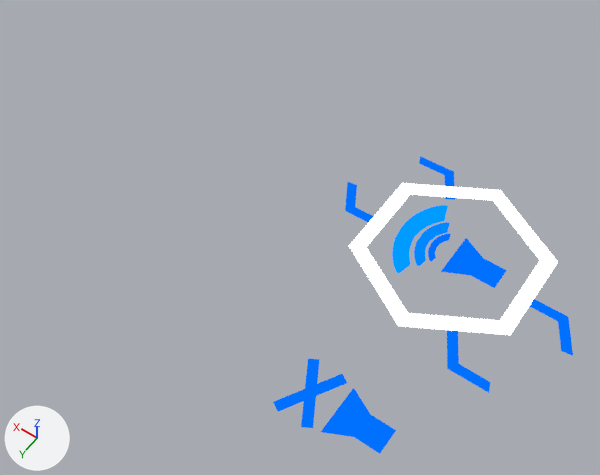
Before and after pictures for a commit that changed the Blender file .blend files/volume icons.blend.
Both versions are drawn from a camera (50 mm lens) standing at (-1.6, 4.76, 6.4) and looking at (1.43, 0.52, -0.27). The axes (+X, +Y, +Z) are drawn at lower left. The lights are the same throughout.
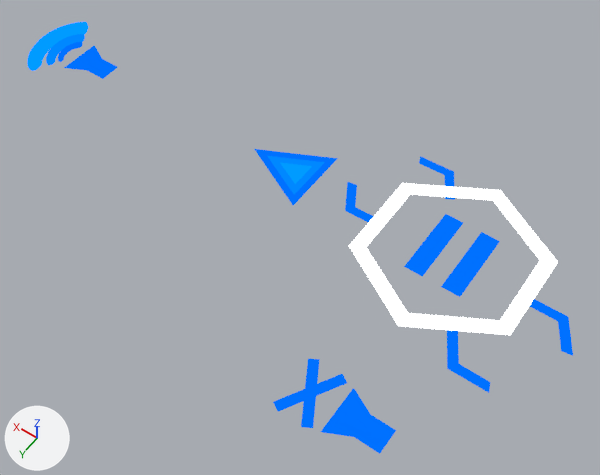
What differs and where, as boxes [x1, y1, x2, y2] in the pictures (600 x 475 px):
```json
{"object": "Plane.005", "change": "added", "after": [404, 214, 500, 297], "on screen": "blue"}
{"object": "NurbsCurve.002", "change": "moved", "before": [392, 205, 448, 273], "after": [27, 22, 88, 71]}
{"object": "Plane.006", "change": "added", "after": [255, 149, 338, 205], "on screen": "blue", "faces in mat_material (blue #0071ff)": [255, 149, 338, 205], "faces in mat_material_003 (blue #0071ff)": [268, 156, 325, 195], "faces in mat_material_002 (blue #0071ff)": [281, 163, 312, 184]}
{"object": "Plane.004", "change": "moved", "before": [441, 238, 507, 288], "after": [64, 46, 117, 79]}
{"object": "NurbsCurve.001", "change": "moved", "before": [414, 222, 450, 266], "after": [46, 34, 85, 65]}
{"object": "NurbsCurve", "change": "moved", "before": [428, 234, 451, 262], "after": [58, 42, 82, 62]}
```

Scene script edits in JSON lines:
```json
{"op": "add", "block": "me_plane_005", "code": ["me_plane_005 = bpy.data.meshes.new('Plane.005')", "me_plane_005.from_pydata([(-1.0, -1.0, 0.0), (1.0, 0.0, 0.0), (-1.0, 1.0, 0.0), (-0.62, 0.39, 0.0), (-0.62, -0.39, 0.0), (0.15, 0.0, 0.0), (-0.81, 0.69, 0.0), (-0.81, -0.69, 0.0), (0.58, 0.0, 0.0)], [], [(4, 5, 3), (7, 6, 2, 0), (8, 7, 0, 1), (6, 8, 1, 2), (4, 3, 6, 7), (5, 4, 7, 8), (3, 5, 8, 6)])", "for i in [4, 5, 6]: me_plane_005.polygons[i].material_index = 1", "for i in [0]: me_plane_005.polygons[i].material_index = 2", "me_plane_005.materials.append(mat_material)  # blue #0071ff", "me_plane_005.materials.append(mat_material_003)  # blue #0071ff", "me_plane_005.materials.append(mat_material_002)  # blue #0071ff"]}
{"op": "add", "block": "me_plane", "code": ["me_plane = bpy.data.meshes.new('Plane')", "me_plane.from_pydata([(-0.3, -0.4, 0.0), (-0.1, -0.4, 0.0), (-0.3, 0.4, 0.0), (-0.1, 0.4, 0.0)], [], [(0, 1, 3, 2)])", "me_plane.materials.append(mat_material)  # blue #0071ff"]}
{"op": "set", "path": "ob_plane_004.location", "old": "(-0.166, 0.0, 0.0)", "new": "(4.834, 0.0, 0.0)"}
{"op": "set", "path": "ob_nurbscurve.location", "old": "(0.0, 0.0, 0.0)", "new": "(5.0, 0.0, 0.0)"}
{"op": "set", "path": "ob_nurbscurve_001.location", "old": "(0.0, 0.0, 0.0)", "new": "(5.0, 0.0, 0.0)"}
{"op": "set", "path": "ob_nurbscurve_002.location", "old": "(0.0, 0.0, 0.0)", "new": "(5.0, 0.0, 0.0)"}
{"op": "add", "block": "ob_plane_006", "code": ["ob_plane_006 = bpy.data.objects.new('Plane.006', me_plane_005)", "ob_plane_006.location = (2.0, 0.0, 0.0)", "ob_plane_006.scale = (0.4, 0.4, 0.4)"]}
{"op": "add", "block": "ob_plane_005", "code": ["ob_plane_005 = bpy.data.objects.new('Plane.005', me_plane)", "ob_plane_005.location = (0.0, 0.0, 0.0)", "_m = ob_plane_005.modifiers.new('Mirror', 'MIRROR')"]}
```
